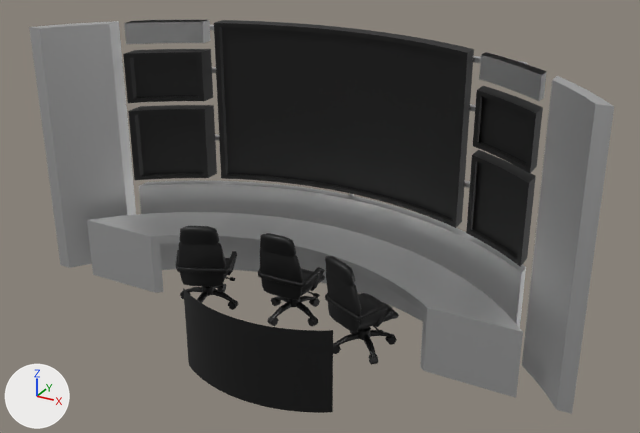
Two versions of the glTF model public/home/control2.glb, one commit apart.
Camera for both pictures: a 50 mm camera at (9.11, -13.16, 10.3) aimed at (0.41, 2.66, 2.39). The lights are fixed; the arrows at lower left show +X, +Y and +Z. Where no turn or scale is listed for an object, it has been applied to the vertices. Vertices at the same position are counted once.

The first picture shows 'Body1.001', 'Body13.001', 'Body17.001', 'Body18.001', 'Body3.001', 'Body40', 'Body41', 'Body46', 'Body47', 'Body50', 'Body6.001', 'Computer Chair', 'Computer Chair.002', 'Plane'.
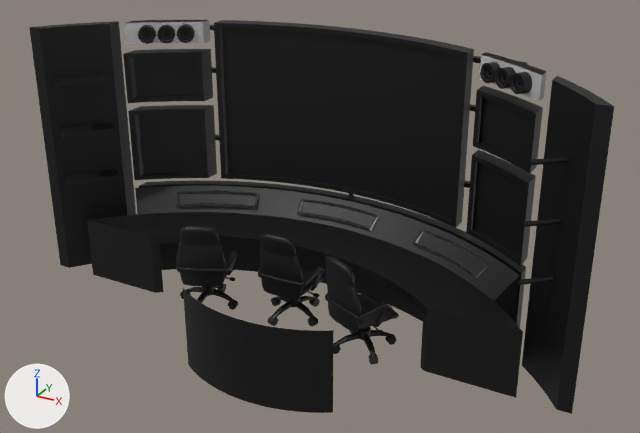
The change, as a diff of the scene's bpy script:
```diff
--- a/public/home/control2.glb.py
+++ b/public/home/control2.glb.py
@@ me_body1_001 @@
-me_body1_001.from_pydata(...)  # 158 vertices, 312 faces; spans x -5.45..5.45, y 1.5..4.07, z 0.0..1.5
+me_body1_001.from_pydata(...)  # 202 vertices, 400 faces; spans x -5.45..5.45, y 1.5..4.6, z 0.0..2.0
+# me_body1_001 part 1: 5 vertices moved from x -1.53..3.71, y 3.02..3.9, z 0.0..1.5 to x -2.07..4.46, y 3.07..4.32, z 0.0..1.5; 51 vertices removed from x -5.17..5.02, y 1.83..4.07, z 0.0..1.5; 95 vertices added at x -5.03..5.03, y 1.97..4.6, z 0.0..2.0
+# me_body1_001 part 2: 157 faces spanning x -5.45..5.45, y 1.5..4.32, z 0.0..1.5 switch from mat_steel___satin_001 (light grey #d0d0d0) to mat_steel___satin (black #000000)
@@ me_body13_001 @@
 me_body13_001.from_pydata(...)  # 30 vertices, 56 faces; spans x 5.21..6.55, y 1.5..3.01, z 0.0..6.1
-me_body13_001.materials.append(mat_steel___satin_001)  # light grey #d0d0d0
+me_body13_001.materials.append(mat_steel___satin)  # black #000000
@@ me_body17_001 @@
 me_body17_001.from_pydata(...)  # 54 vertices, 104 faces; spans x 3.43..4.95, y 2.9..4.18, z 5.6..6.1
-me_body17_001.materials.append(mat_steel___satin_001)  # light grey #d0d0d0
+me_body17_001.materials.append(mat_material_002)  # white #ffffff
@@ me_body18_001 @@
 me_body18_001.from_pydata(...)  # 54 vertices, 104 faces; spans x -4.95..-3.43, y 2.9..4.18, z 5.6..6.1
-me_body18_001.materials.append(mat_steel___satin_001)  # light grey #d0d0d0
+me_body18_001.materials.append(mat_material_002)  # white #ffffff
@@ me_body3_001 @@
 me_body3_001.from_pydata(...)  # 100 vertices, 196 faces; spans x -4.95..4.95, y 2.9..4.95, z 0.0..2.0
-me_body3_001.materials.append(mat_steel___satin_001)  # light grey #d0d0d0
+me_body3_001.materials.append(mat_steel___satin)  # black #000000
@@ me_body6_001 @@
-me_body6_001.from_pydata(...)  # 30 vertices, 56 faces; spans x -6.55..-5.21, y 1.5..3.01, z 0.0..6.1
+me_body6_001.from_pydata(...)  # 76 vertices, 148 faces; spans x -6.55..-4.96, y 1.33..3.01, z 0.0..6.1
+# me_body6_001 part 3: 46 vertices added at x -6.13..-4.96, y 1.33..2.56, z 2.4..4.9
+# me_body6_001 part 4: 42 faces spanning x -6.55..-5.21, y 1.5..3.01, z 0.0..6.1 switch from mat_steel___satin_001 (light grey #d0d0d0) to mat_steel___satin (black #000000)
@@ ob_body72 @@
+ob_body72 = bpy.data.objects.new('Body72', me_body72)  # 104 vertices, 208 faces; spans x 2.19..4.21, y 2.93..4.14, z 1.59..1.95; in mat_steel___satin_001 (light grey #d0d0d0)
+ob_body72.location = (0.0, 0.0, 0.0)
@@ ob_body71 @@
+ob_body71 = bpy.data.objects.new('Body71', me_body71)  # 104 vertices, 208 faces; spans x 2.19..4.19, y 2.92..4.09, z 1.67..1.96; in mat_steel___satin (black #000000)
+ob_body71.location = (0.0, 0.0, 0.0)
@@ ob_body70 @@
+ob_body70 = bpy.data.objects.new('Body70', me_body70)  # 104 vertices, 208 faces; spans x -4.05..-2.05, y 2.96..4.13, z 1.67..1.96; in mat_steel___satin (black #000000)
+ob_body70.location = (0.0, 0.0, 0.0)
@@ ob_body69 @@
+ob_body69 = bpy.data.objects.new('Body69', me_body69)  # 104 vertices, 208 faces; spans x -4.08..-2.06, y 2.97..4.18, z 1.59..1.95; in mat_steel___satin_001 (light grey #d0d0d0)
+ob_body69.location = (0.0, 0.0, 0.0)
@@ ob_body68 @@
+ob_body68 = bpy.data.objects.new('Body68', me_body68)  # 104 vertices, 208 faces; spans x -1.05..1.05, y 4.02..4.47, z 1.59..1.95; in mat_steel___satin_001 (light grey #d0d0d0)
+ob_body68.location = (0.0, 0.0, 0.0)
@@ ob_body67 @@
+ob_body67 = bpy.data.objects.new('Body67', me_body67)  # 104 vertices, 208 faces; spans x -1.05..1.05, y 4.01..4.41, z 1.67..1.96; in mat_steel___satin (black #000000)
+ob_body67.location = (0.0, 0.0, 0.0)
@@ ob_body59 @@
+ob_body59 = bpy.data.objects.new('Body59', me_body59)  # 96 vertices, 188 faces; spans x 5.2..5.8, y 1.587..2.113, z 2.4..2.5; in mat_steel___satin (black #000000)
+ob_body59.location = (0.0, 0.0, 0.0)
@@ ob_body58 @@
+ob_body58 = bpy.data.objects.new('Body58', me_body58)  # 96 vertices, 188 faces; spans x 5.2..5.8, y 1.587..2.113, z 3.6..3.7; in mat_steel___satin (black #000000)
+ob_body58.location = (0.0, 0.0, 0.0)
@@ ob_body57 @@
+ob_body57 = bpy.data.objects.new('Body57', me_body57)  # 96 vertices, 188 faces; spans x 5.2..5.8, y 1.587..2.113, z 4.8..4.9; in mat_steel___satin (black #000000)
+ob_body57.location = (0.0, 0.0, 0.0)
@@ ob_body56 @@
+ob_body56 = bpy.data.objects.new('Body56', me_body56)  # 1040 vertices, 2076 faces; spans x 3.538..3.983, y 3.386..3.767, z 5.65..6.05; in mat_steel___satin (black #000000)
+ob_body56.location = (0.0, 0.0, 0.0)
@@ ob_body55 @@
+ob_body55 = bpy.data.objects.new('Body55', me_body55)  # 1040 vertices, 2076 faces; spans x 3.919..4.364, y 3.147..3.529, z 5.65..6.05; in mat_steel___satin (black #000000)
+ob_body55.location = (0.0, 0.0, 0.0)
@@ ob_body54 @@
+ob_body54 = bpy.data.objects.new('Body54', me_body54)  # 1040 vertices, 2076 faces; spans x 4.301..4.746, y 2.909..3.291, z 5.65..6.05; in mat_steel___satin (black #000000)
+ob_body54.location = (0.0, 0.0, 0.0)
@@ ob_body53 @@
+ob_body53 = bpy.data.objects.new('Body53', me_body53)  # 1040 vertices, 2076 faces; spans x -3.942..-3.497, y 3.417..3.802, z 5.65..6.05; in mat_steel___satin (black #000000)
+ob_body53.location = (0.0, 0.0, 0.0)
@@ ob_body52 @@
+ob_body52 = bpy.data.objects.new('Body52', me_body52)  # 1040 vertices, 2076 faces; spans x -4.319..-3.875, y 3.172..3.557, z 5.65..6.05; in mat_steel___satin (black #000000)
+ob_body52.location = (0.0, 0.0, 0.0)
@@ ob_body51 @@
+ob_body51 = bpy.data.objects.new('Body51', me_body51)  # 1040 vertices, 2076 faces; spans x -4.697..-4.252, y 2.927..3.312, z 5.65..6.05; in mat_steel___satin (black #000000)
+ob_body51.location = (0.0, 0.0, 0.0)
```

Pixel boxes [x1, y1, x2, y2] of what changed, in the pictures (640 x 433 px; the box of a moved part takes in the faces that stretch with it):
'Body1.001', reshaped (14% taller): before [87, 212, 523, 398]; after [87, 186, 523, 398]
'Body13.001', recoloured (grey to black): [522, 76, 614, 414] in both
'Body3.001', recoloured (grey to black): [139, 180, 526, 328] in both
'Body18.001', recoloured: [124, 20, 210, 44] in both
'Body17.001', recoloured: [479, 55, 546, 101] in both
'Body54', added (black): after [510, 72, 532, 94]
'Body55', added: after [495, 67, 516, 89]
'Body56', added: after [480, 62, 500, 83]
'Body68', added: after [297, 200, 379, 231]
'Body71', added: after [413, 229, 490, 276]
'Body69', added: after [176, 191, 259, 209]
'Body67', added: after [296, 198, 378, 229]
'Body51', added: after [138, 25, 156, 44]
'Body52', added: after [157, 24, 175, 43]
'Body53', added: after [177, 24, 194, 43]
'Body70', added: after [176, 190, 259, 207]
'Body57', added: after [529, 157, 568, 165]
'Body72', added: after [413, 231, 487, 278]
'Body58', added: after [523, 219, 561, 227]
'Body59', added: after [517, 276, 554, 285]
part 1 of me_body1_001, moved or reshaped: before [89, 212, 523, 332]; after [89, 186, 523, 332]
part 2 of me_body1_001, recoloured (grey to black): [87, 220, 523, 398] in both
part 3 of me_body6_001, added (black): after [39, 24, 127, 268]
part 4 of me_body6_001, recoloured (grey to black): [29, 21, 136, 267] in both
